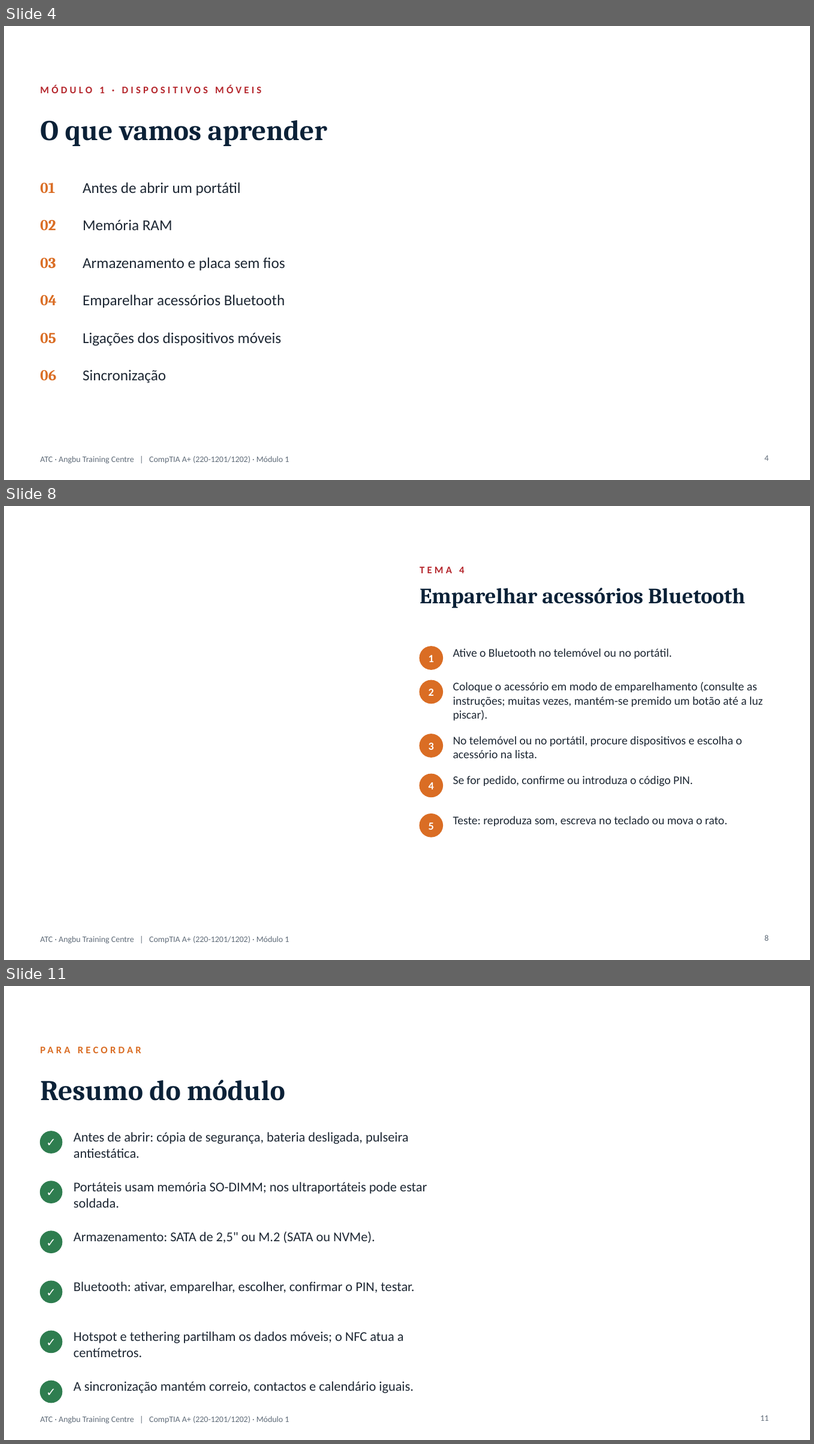
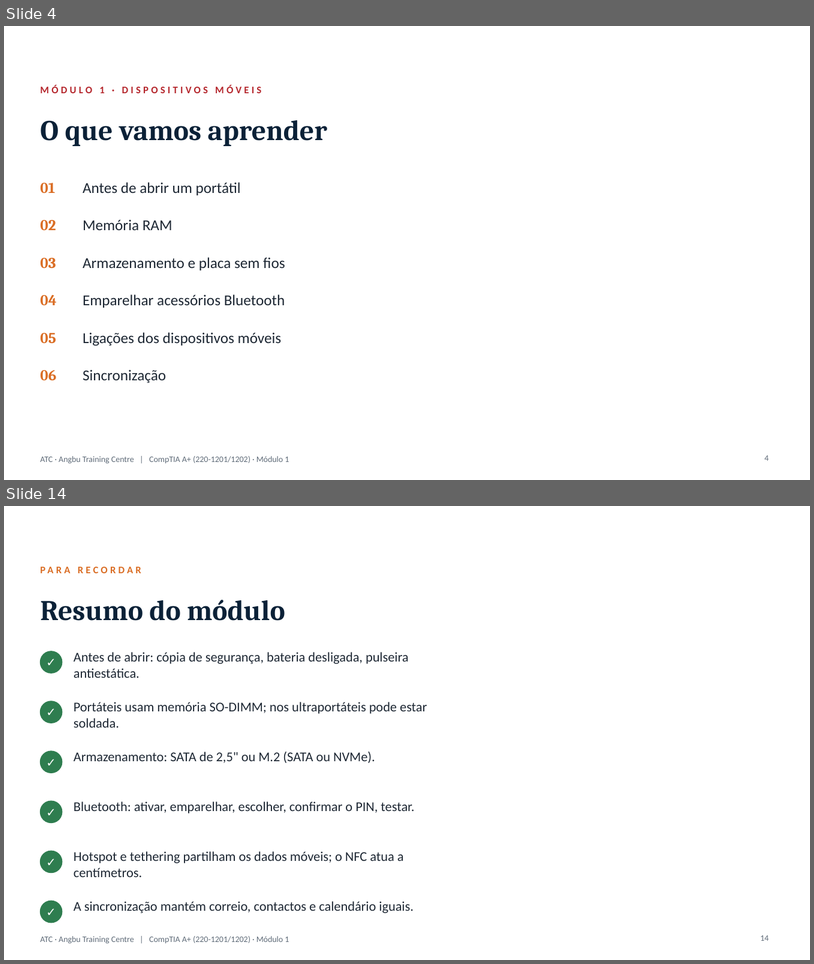
Before and after one commit to almeidaojose36/atc_lms, a slide deck: producao/apresentacoes/CompTIA_A+_Modulo1.pptx. Shown one above the other, each under a label of ours: slides 4, 8 and 11 before the commit, slides 4 and 14 after it; the slides between them are not shown. The pictures are 814x1444 and 814x964 pixels, drawn with LibreOffice and Linux fonts; fonts in the diff are those of the drawing; background and template pictures are left out. Boxes give left, top, right and bottom in pixels: in the first picture for what was removed or moved away, otherwise in the second. Text is boxed around its words. In the diff, an @@ line names an element or a change of style, - is before the commit and + after.

```diff
--- a/producao/apresentacoes/CompTIA_A+_Modulo1.pptx
+++ b/producao/apresentacoes/CompTIA_A+_Modulo1.pptx
@@ slide 8 removed at (4,506,810,960), background picture (left out); not listed: 1 template element that a slide beside it also shows @@
@@ text removed at (420,567,464,573) @@
-TEMA 4
@@ text removed at (420,588,746,608) @@
-Emparelhar acessórios Bluetooth
@@ ellipse removed at (420,646,443,669) @@
@@ text removed at (453,648,672,658) @@
-Ative o Bluetooth no telemóvel ou no portátil.
@@ text removed at (429,655,434,662) @@
-1
@@ ellipse removed at (420,680,443,703) @@
@@ text removed at (453,682,764,720) @@
-Coloque o acessório em modo de emparelhamento (consulte as instruções; muitas vezes, mantém-se premido um botão até a luz piscar).
@@ text removed at (429,688,434,696) @@
-2
@@ ellipse removed at (420,734,443,757) @@
@@ text removed at (453,736,742,758) @@
-No telemóvel ou no portátil, procure dispositivos e escolha o acessório na lista.
@@ text removed at (429,742,434,750) @@
-3
@@ ellipse removed at (420,774,443,797) @@
@@ text removed at (453,775,693,786) @@
-Se for pedido, confirme ou introduza o código PIN.
@@ text removed at (429,782,434,789) @@
-4
@@ ellipse removed at (420,814,443,837) @@
@@ text removed at (429,822,434,829) @@
-5
@@ text removed at (453,816,728,826) @@
-Teste: reproduza som, escreva no teclado ou mova o rato.
@@ page number removed at (765,934,769,940) @@
-8
@@ what was slide 11 is now slide 14 @@
@@ page number at (761,935,769,940): text changed @@
-11
+14
```
Also in this commit, not shown: 4 slides changed, 5 slides added, 1 other slide removed, 27 other files.
